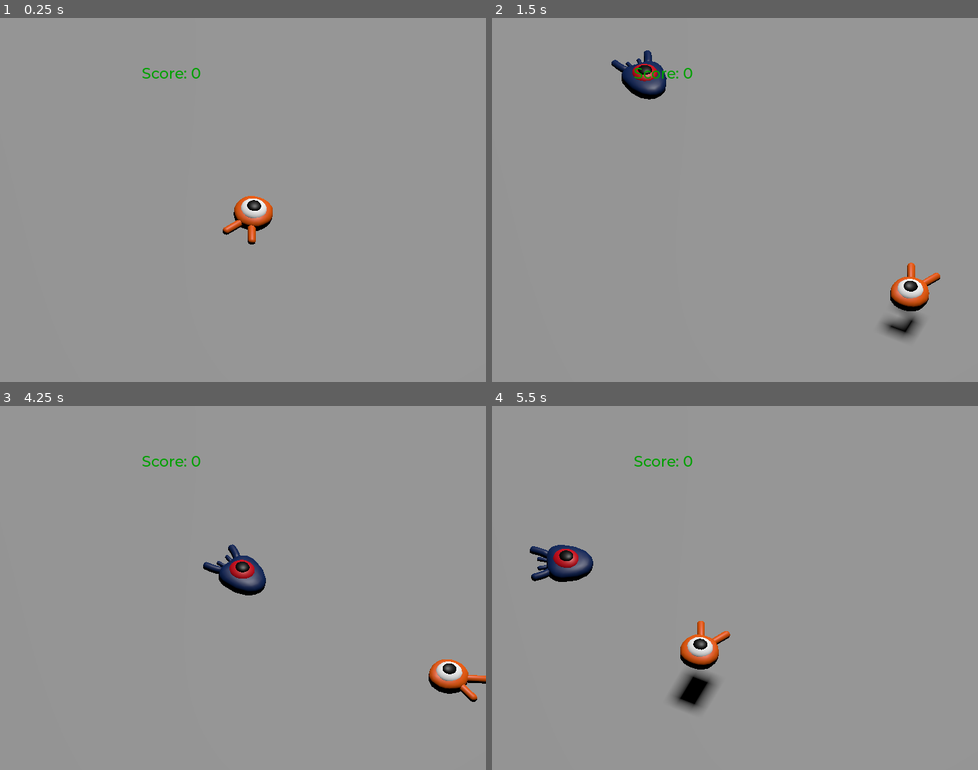
Above: before the commit, frames 1-4 (two rows, left to right).
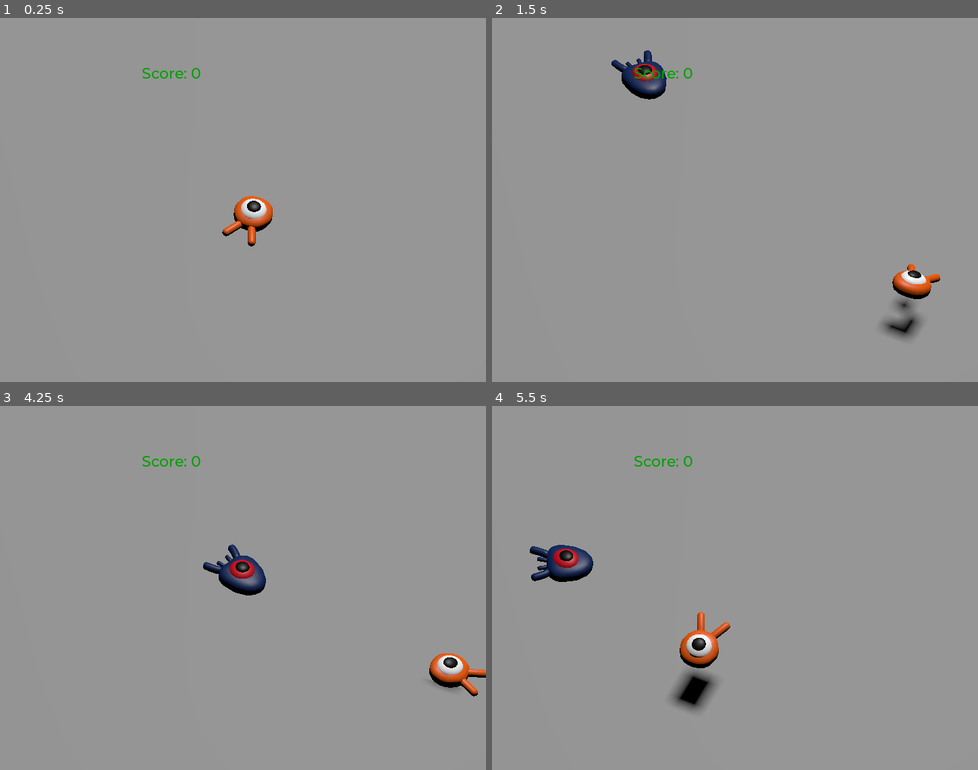
Above: after the commit, the same moments.

Repository: Banzubie/3dLearning
Game: Godot game, scene res://main.tscn
Same seed, same stepped clock (60 frames per second), same inputs: the game is played once before the commit and once after it.
Inputs:
- Up to frame 1 (0.25 s): no input
- Up to frame 2 (1.5 s): tap Enter (ui_accept) at 0.5 s; hold D (move_right) 0.53-1.28 s; tap Space (jump) at 0.6, 0.77, 1.07, 1.35 s; hold S (move_down) from 1.28 s (still down)
- Up to frame 3 (4.25 s): tap Space (jump) at 1.52, 1.82, 2.1, 2.85, 3.02, 3.32, 3.6, 3.77, 4.07 s; release S (move_down) at 2.03 s; hold D (move_right) 2.03-2.78 s; hold W (move_up) 2.78-3.53 s; tap Enter (ui_accept) at 3.5 s; hold A (move_left) from 3.53 s (still down)
- Up to frame 4 (5.5 s): tap Space (jump) at 4.35, 4.52, 4.82, 5.1 s; release A (move_left) at 5.03 s; hold S (move_down) from 5.03 s (still down)

The runs differ from the first frame. In frame 1, 0.2% of the frame differs, in the area x 45-56%, y 48-63%; in frame 2, 0.8%; in frame 3, 0.9%, in the area x 88-100%, y 67-82%; in frame 4, 0.6%.

Commit message:
added player animation

Diff:
--- a/player.gd
+++ b/player.gd
@@ -24,6 +24,9 @@
 	if direction != Vector3.ZERO:
 		direction = direction.normalized()
 		$Pivot.look_at(position + direction, Vector3.UP)
+		$AnimationPlayer.speed_scale = 4
+	else:
+		$AnimationPlayer.speed_scale = 1
 
 	target_velocity.x = direction.x * speed
 	target_velocity.z = direction.z * speed
@@ -47,6 +50,8 @@
 	velocity = target_velocity
 	move_and_slide()
 
+	$Pivot.rotation.x = PI / 6 * velocity.y / jump_impulse
+
 func die():
 	hit.emit()
 	queue_free()
--- a/player.tscn
+++ b/player.tscn
@@ -10,11 +10,74 @@
 height = 0.390038
 radius = 1.15048
 
+[sub_resource type="Animation" id="Animation_fwpat"]
+resource_name = "float"
+length = 1.2
+loop_mode = 1
+tracks/0/type = "value"
+tracks/0/imported = false
+tracks/0/enabled = true
+tracks/0/path = NodePath("Pivot/Character:position")
+tracks/0/interp = 1
+tracks/0/loop_wrap = true
+tracks/0/keys = {
+"times": PackedFloat32Array(0.3, 0.7, 1.2),
+"transitions": PackedFloat32Array(0.420448, 2.07053, 1),
+"update": 0,
+"values": [Vector3(0, 0, 0), Vector3(0, 0.65, 0), Vector3(0, 0.35, 0)]
+}
+tracks/1/type = "value"
+tracks/1/imported = false
+tracks/1/enabled = true
+tracks/1/path = NodePath("Pivot/Character:rotation")
+tracks/1/interp = 1
+tracks/1/loop_wrap = true
+tracks/1/keys = {
+"times": PackedFloat32Array(0.2, 0.5, 1.2),
+"transitions": PackedFloat32Array(0.420448, 2.07053, 1),
+"update": 0,
+"values": [Vector3(0, 0, 0), Vector3(0.139626, 0, 0), Vector3(-0.15708, 0, 0)]
+}
+
+[sub_resource type="Animation" id="Animation_7b2wi"]
+length = 0.001
+tracks/0/type = "value"
+tracks/0/imported = false
+tracks/0/enabled = true
+tracks/0/path = NodePath("Pivot/Character:position")
+tracks/0/interp = 1
+tracks/0/loop_wrap = true
+tracks/0/keys = {
+"times": PackedFloat32Array(0),
+"transitions": PackedFloat32Array(1),
+"update": 0,
+"values": [Vector3(0, 0, 0)]
+}
+tracks/1/type = "value"
+tracks/1/imported = false
+tracks/1/enabled = true
+tracks/1/path = NodePath("Pivot/Character:rotation")
+tracks/1/interp = 1
+tracks/1/loop_wrap = true
+tracks/1/keys = {
+"times": PackedFloat32Array(0),
+"transitions": PackedFloat32Array(1),
+"update": 0,
+"values": [Vector3(0, 0, 0)]
+}
+
+[sub_resource type="AnimationLibrary" id="AnimationLibrary_stbw1"]
+_data = {
+"RESET": SubResource("Animation_7b2wi"),
+"float": SubResource("Animation_fwpat")
+}
+
 [node name="Player" type="CharacterBody3D"]
 collision_mask = 6
 script = ExtResource("1_sirle")
 
 [node name="Pivot" type="Node3D" parent="."]
+transform = Transform3D(1, 0, 0, 0, 1, 0, 0, 0, 1, 0, -0.0898358, 0)
 
 [node name="Character" parent="Pivot" instance=ExtResource("1_2y3mc")]
 
@@ -31,4 +94,10 @@
 transform = Transform3D(1, 0, 0, 0, 1, 0, 0, 0, 1, 0, 0.439194, 0)
 shape = SubResource("CylinderShape3D_8a3wx")
 
+[node name="AnimationPlayer" type="AnimationPlayer" parent="."]
+autoplay = "float"
+libraries = {
+"": SubResource("AnimationLibrary_stbw1")
+}
+
 [connection signal="body_entered" from="MobDetector" to="." method="_on_mob_detector_body_entered"]
Not shown: 1 places in player.tscn that only renumber resources
